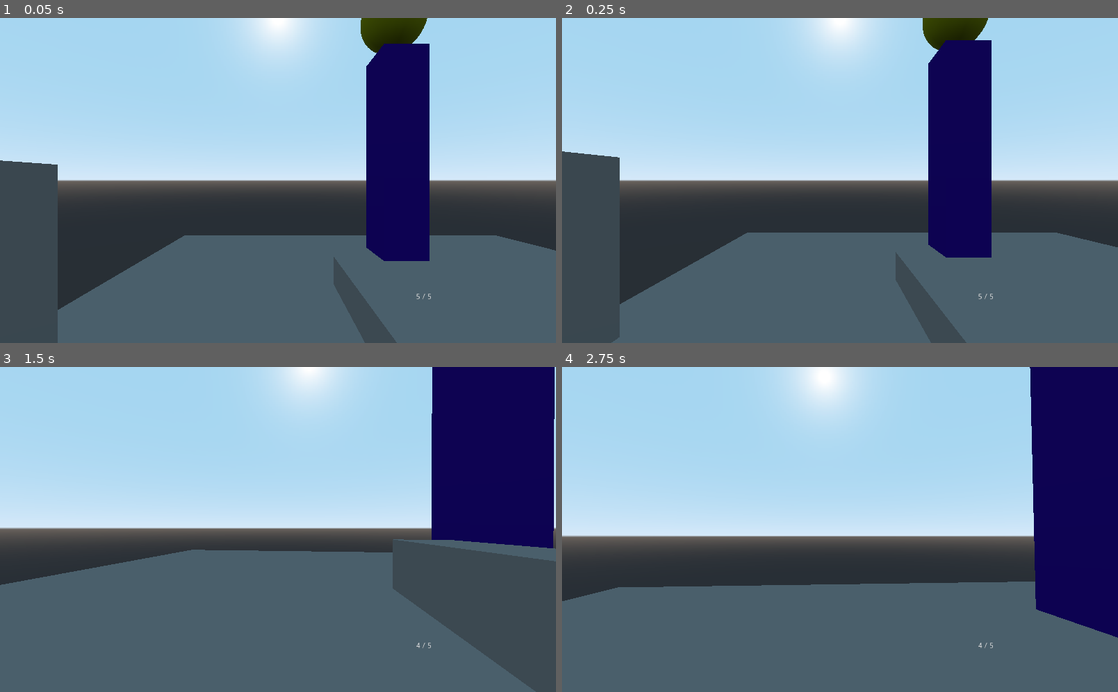
Above: before the commit, frames 1-4 (two rows, left to right).
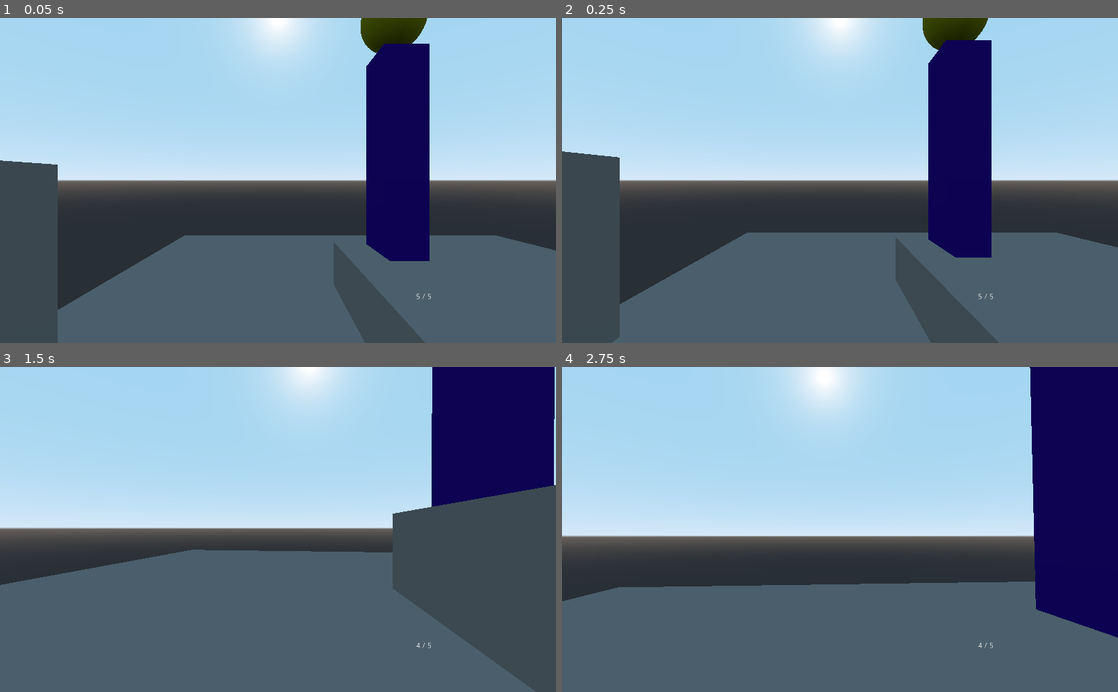
Above: after the commit, the same moments.

Repository: Mike149x/Game2021
Game: Godot game, scene res://MainScene.tscn
The game is run twice, just before and just after one commit, with the same random seed, the same clock (stepped at 60 frames per second) and the same inputs.
Inputs (mouse positions are in pixels of both pictures, inside the frame that each line leads up to):
- Up to frame 1 (0.05 s): no input
- Up to frame 2 (0.25 s): no input
- Up to frame 3 (1.5 s): move the mouse to (305, 529) at 0.52 s; hold W (move_forward) from 0.53 s (still down); tap E (Interact) at 0.6 s; tap Space (jump) at 0.77 s; move the mouse to (250, 529) at 1.27 s; click (250, 529) at 1.35 s
- Up to frame 4 (2.75 s): keep holding W (move_forward); tap Space (jump) at 1.52 s; move the mouse to (851, 523) at 2.02 s; tap E (Interact) at 2.1 s

The runs differ from the first frame. In frame 1, 1.1% of the frame differs, in the area x 60-77%, y 69-100%; in frame 2, 1.3%; in frame 3, 4.5%, in the area x 70-100%, y 36-85%; in frame 4, nothing differs.

Commit message:
enemy now moves

Diff:
--- a/SuperStockTrader/Enemy.gd
+++ b/SuperStockTrader/Enemy.gd
@@ -1,6 +1,6 @@
 extends KinematicBody
 
-
+export var speed = 100
 var space_state
 var target
 
@@ -11,7 +11,12 @@
 func _process(delta):
 	if target:
 		var result = space_state.intersect_ray(global_transform.origin, target.global_transform.origin)
-		look_at(target.global_transform.origin, Vector3.UP)
+		if result.collider.is_in_group("Player"):
+			look_at(target.global_transform.origin, Vector3.UP)
+			set_color_red()
+			move_to_target(delta)
+		else:
+			set_color_green()
 
 func _on_Area_body_entered(body):
 	if body.is_in_group("Player"):
@@ -24,6 +29,10 @@
 		target = null
 		print(body.name + " exited")
 		set_color_green()
+func move_to_target(delta):
+	var direction = (target.transform.origin - transform.origin).normalized()
+	move_and_slide(direction * speed * delta, Vector3.UP)
+
 
 func set_color_red():
 	$MeshInstance.get_surface_material(0).set_albedo(Color(1, 0, 0))
--- a/SuperStockTrader/MainScene.tscn
+++ b/SuperStockTrader/MainScene.tscn
@@ -54,7 +54,7 @@
 shape = SubResource( 2 )
 
 [node name="SmallWall" type="MeshInstance" parent="."]
-transform = Transform( 1, 0, 0, 0, 5, 0, 0, 0, 6, 4.78102, -3.10309, -9.82607 )
+transform = Transform( 1, 0, 0, 0, 5, 0, 0, 0, 6, 4.78102, -2.10309, -9.82607 )
 mesh = SubResource( 1 )
 material/0 = null
 
Not shown: 2 places in SuperStockTrader/Enemy.tscn that only renumber resources
